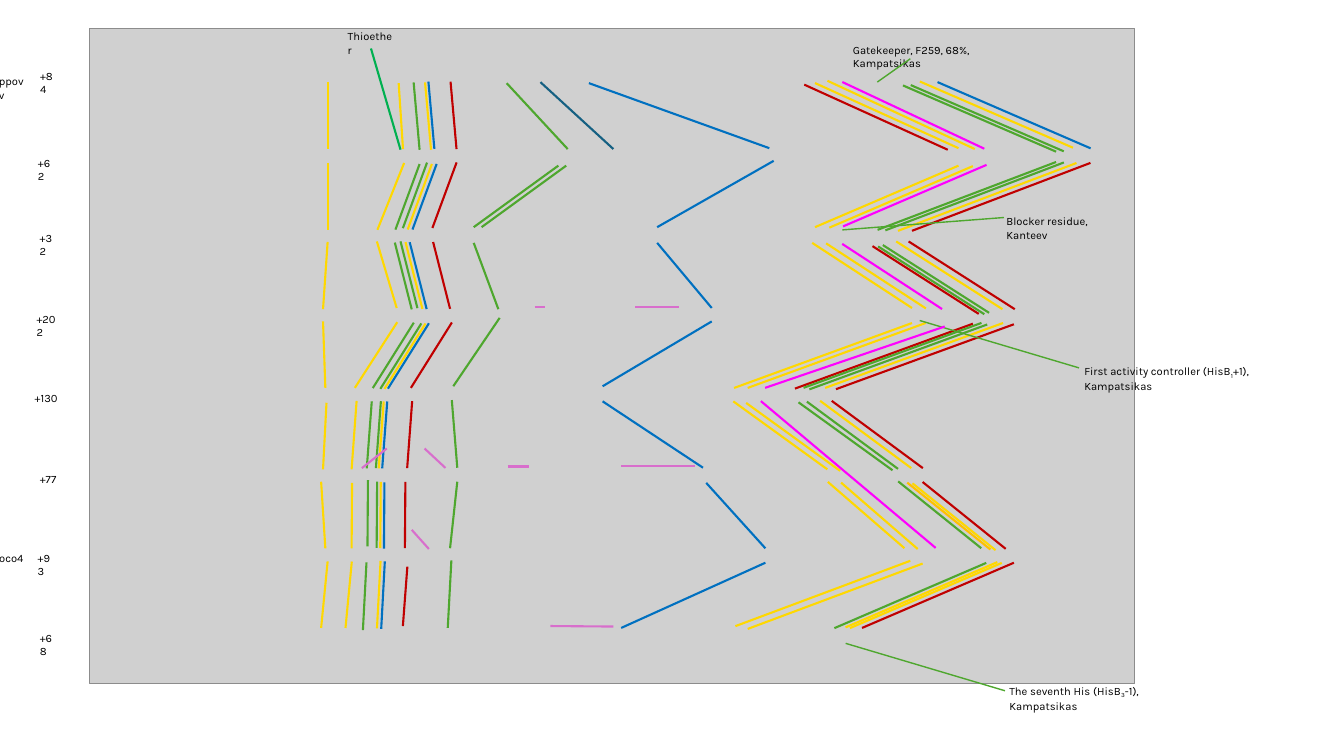
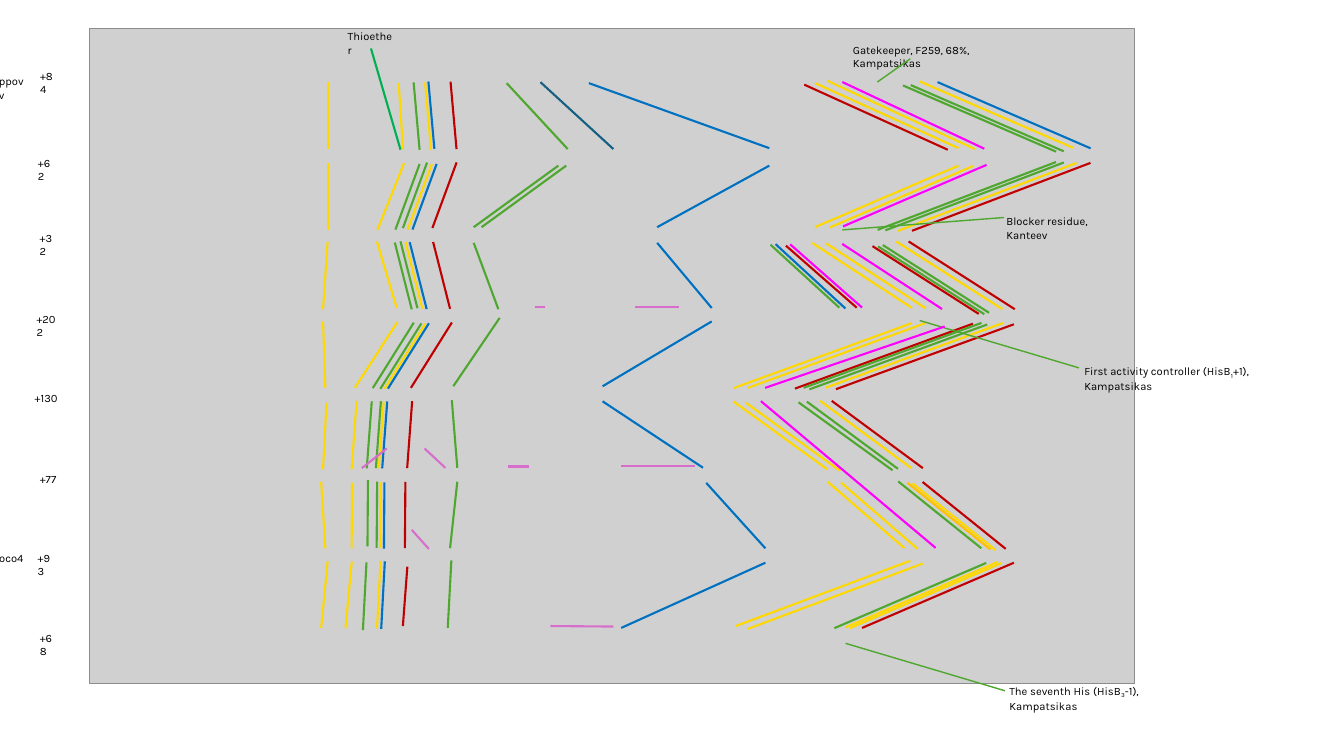
Before and after one commit to idameitil/polyphenol-oxidases, a slide deck: slide 3 of manuscript/figures/architecture-figure/architecture-figure.pptx. Drawn at 1344x756 pixels with LibreOffice and Linux fonts; fonts in the diff are those of the drawing; grey boxes stand for pictures. Boxes give left, top, right and bottom in pixels: in the first picture for what was removed or moved away, otherwise in the second. Text is boxed around its words. In the diff, an @@ line names an element or a change of style, - is before the commit and + after.

```diff
--- a/manuscript/figures/architecture-figure/architecture-figure.pptx
+++ b/manuscript/figures/architecture-figure/architecture-figure.pptx
@@ line moved from (774, 161) - (657, 227) to (769, 165) - (657, 227) @@
@@ line added from (770, 245) to (840, 308), #4EA72E 1.5 pt @@
@@ line added from (846, 309) to (775, 244), #0070C0 1.5 pt @@
@@ line added from (786, 246) to (857, 308), #C00000 1.5 pt @@
@@ line added from (790, 244) to (862, 308), #FF00FF 1.5 pt @@
```
Also in this commit, not shown: 3 other files.
